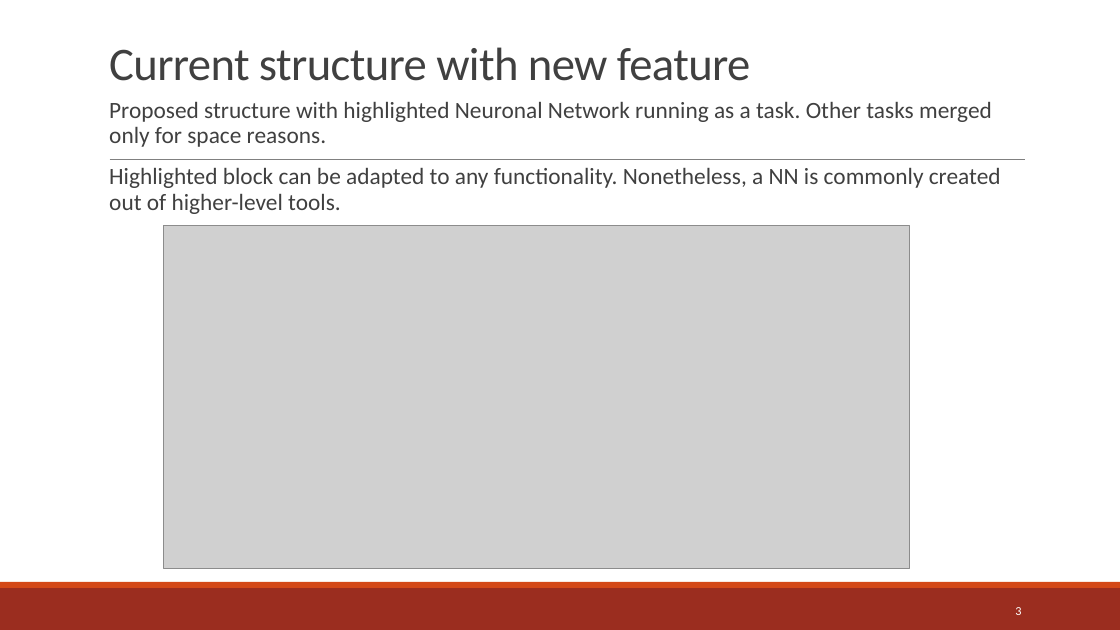
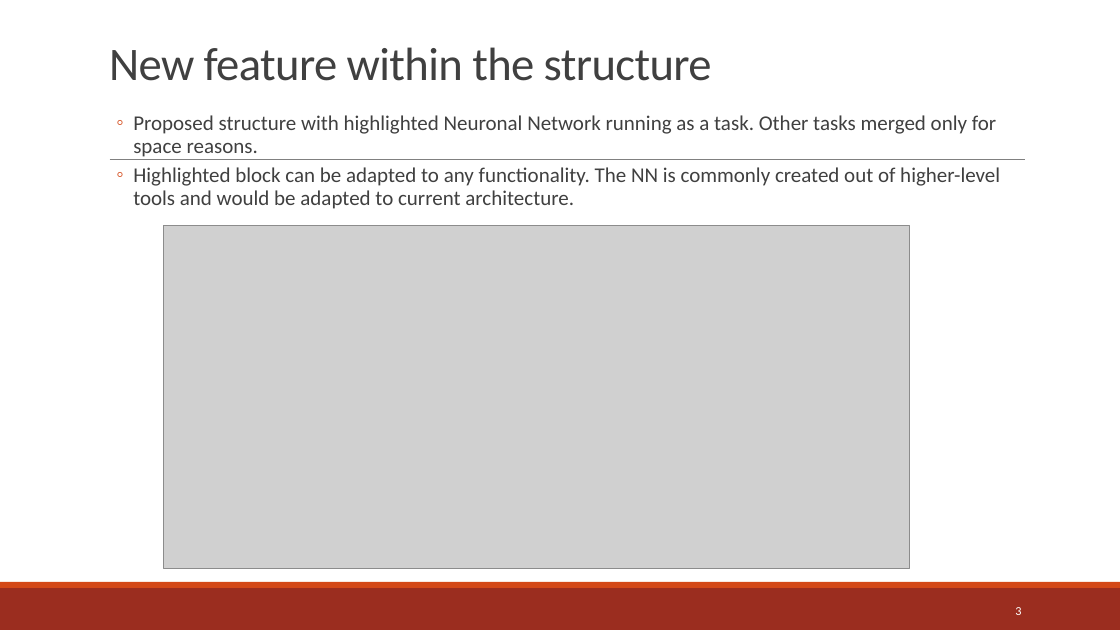
Before and after one commit to jreyesa0901/master_thesis, a slide deck: slide 3 of Resources/MA Proposal Reyes v2.pptx. Drawn at 1120x630 pixels with LibreOffice and Linux fonts; fonts in the diff are those of the drawing; grey boxes stand for pictures. Boxes give left, top, right and bottom in pixels: in the first picture for what was removed or moved away, otherwise in the second. Text is boxed around its words. In the diff, an @@ line names an element or a change of style, - is before the commit and + after.

```diff
--- a/Resources/MA Proposal Reyes v2.pptx
+++ b/Resources/MA Proposal Reyes v2.pptx
@@ title at (109, 47, 712, 81): text changed @@
-Current structure with new feature
+New feature within the structure
@@ text "Proposed structure with highlighted Neuronal ...": place and size @@
-text "Proposed structure with highlighted Neuronal ..." at (109, 102, 1001, 214)
+text "Proposed structure with highlighted Neuronal ..." at (133, 115, 1000, 209)
@@ text at (133, 115, 996, 157): size 20 to 18 pt in "Proposed structure with highlighted Neuronal Network running ..."; bullet   to ◦; list level 1 to 2 in "Proposed structure with highlighted Neuronal ..." @@
@@ text at (133, 167, 1000, 209): text changed; size 20 to 18 pt @@
-  Highlighted block can be adapted to any functionality. Nonetheless, a NN is commonly created out of higher-level tools.
+  ◦ Highlighted block can be adapted to any functionality. The NN is commonly created out of higher-level tools and would be adapted to current architecture.
```
Also in this commit, not shown: 11 other slides changed, 1 slide added, 1 slide removed, 14 other files.
